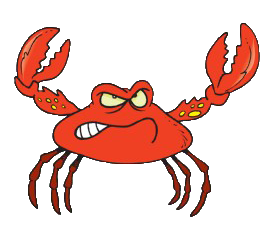
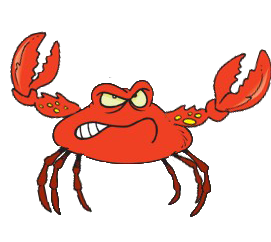
Two versions of the same layered image (w=271, h=242). Layer-by-layer changes:
showed group "right_2" (1st of 2) (6 layers) over [10, 31, 271, 215]
painted on "right_2" (2nd of 2, in "right_2") over [187, 48, 228, 203]
hid "full_crab" over [14, 23, 260, 215]
